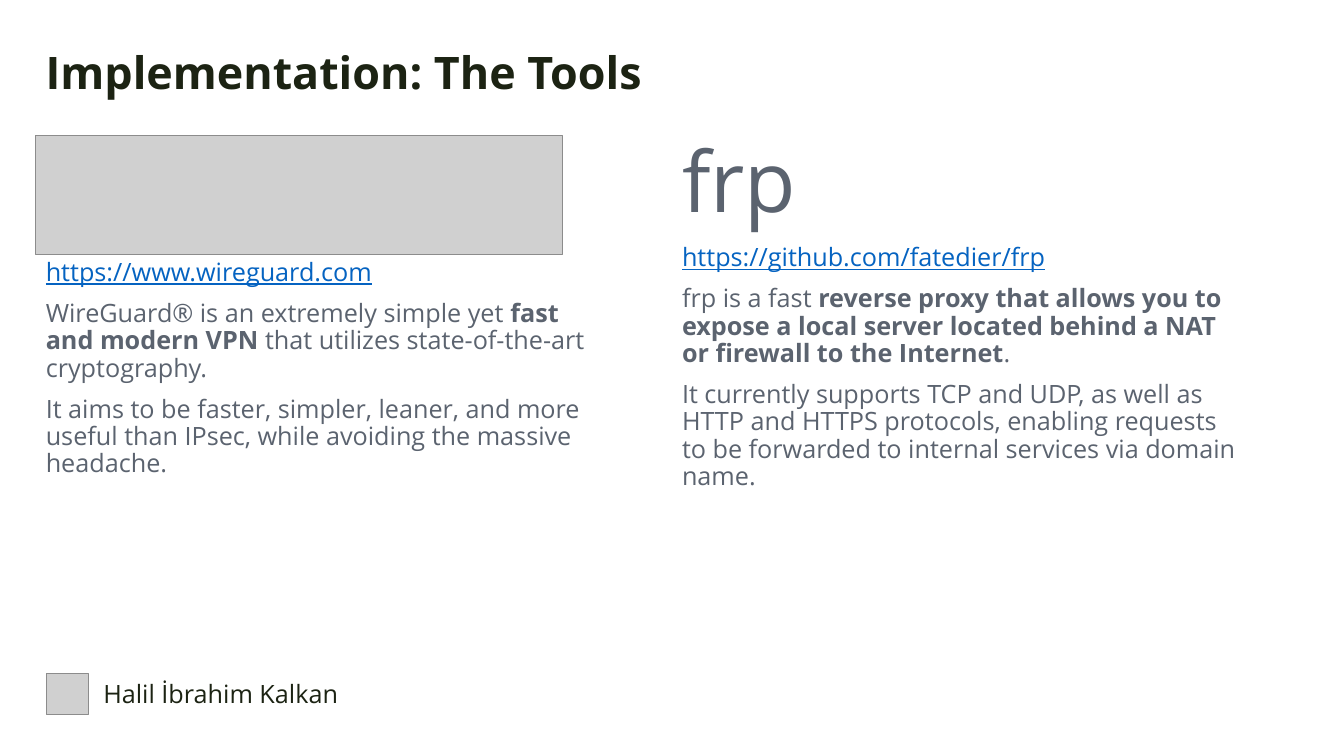
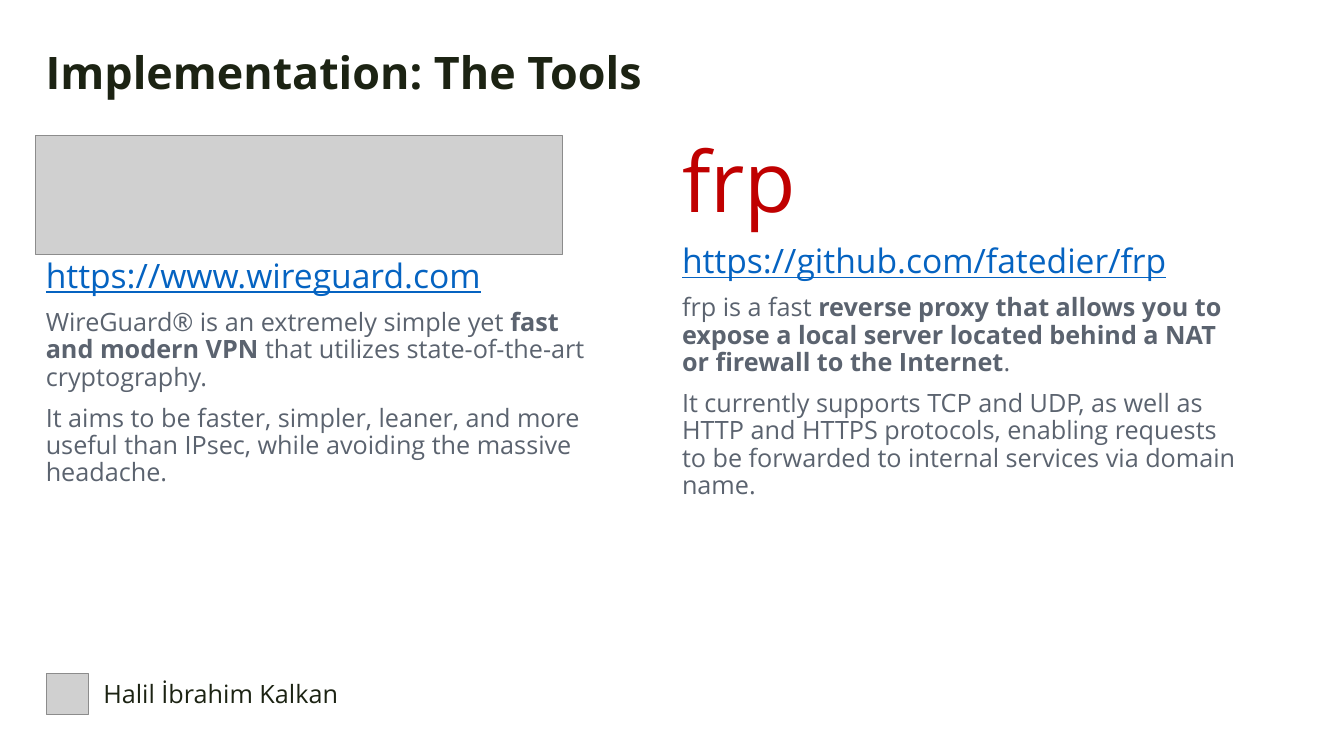
Before and after one commit to hikalkan/presentations, a slide deck: slide 21 of 2024-05-24 DevDays Kubernetes Integrated Dev Environment/Kubernetes Presentation.pptx. Drawn at 1344x756 pixels with LibreOffice and Linux fonts; fonts in the diff are those of the drawing; grey boxes stand for pictures; background and template pictures are left out. Boxes give left, top, right and bottom in pixels: in the first picture for what was removed or moved away, otherwise in the second. Text is boxed around its words. In the diff, an @@ line names an element or a change of style, - is before the commit and + after.

```diff
--- a/2024-05-24 DevDays Kubernetes Integrated Dev Environment/Kubernetes Presentation.pptx
+++ b/2024-05-24 DevDays Kubernetes Integrated Dev Environment/Kubernetes Presentation.pptx
@@ text at (682,147,1166,281): text colour #5B636F to #C00000 in "frp"; size 18 to 24 pt in "https://github.com/fatedier/frp" @@
@@ text at (46,262,481,296): size 18 to 24 pt in "https://www.wireguard.com" @@
```
Also in this commit, not shown: 1 other slide changed.
